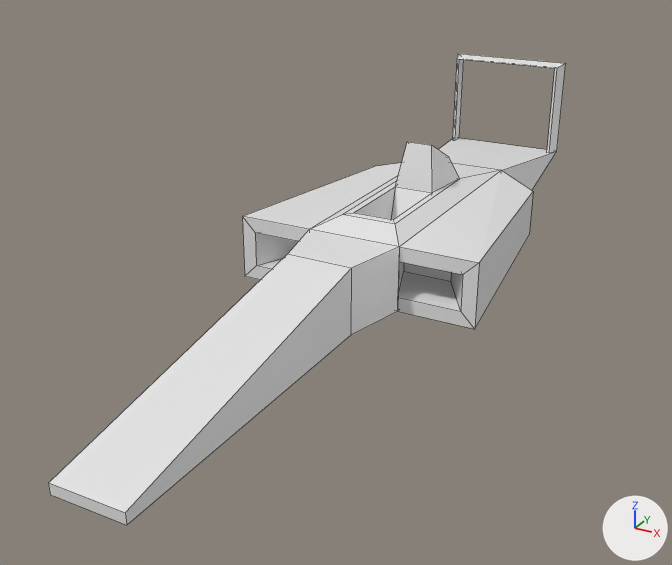
Before and after pictures for a commit that changed the Blender file assets/racecar.blend.
One viewpoint serves both versions: a camera (50 mm lens) standing at (11.7, -21.3, 10.6) and looking at (-0.4, 0.8, -0.4). Lighting does not change. The marker at lower right points along +X, +Y and +Z. Mesh edges are drawn as thin lines.

The older version as bpy lines, for what is in view:
```python
mat_material = principled_material('Material')
mat_material.base_color = (0.8, 0.8, 0.8)  # white #e7e7e7
mat_material.roughness = 0.4
me_cube = bpy.data.meshes.new('Cube')
me_cube.from_pydata(...)  # 74 vertices, 70 faces; spans x -3.8..3.8, y -10.3..13.9, z -1.0..4.1
me_cube.materials.append(mat_material)  # white #e7e7e7
ob_cube = bpy.data.objects.new('Cube', me_cube)
ob_cube.location = (0.0, 0.0, 0.0)
```
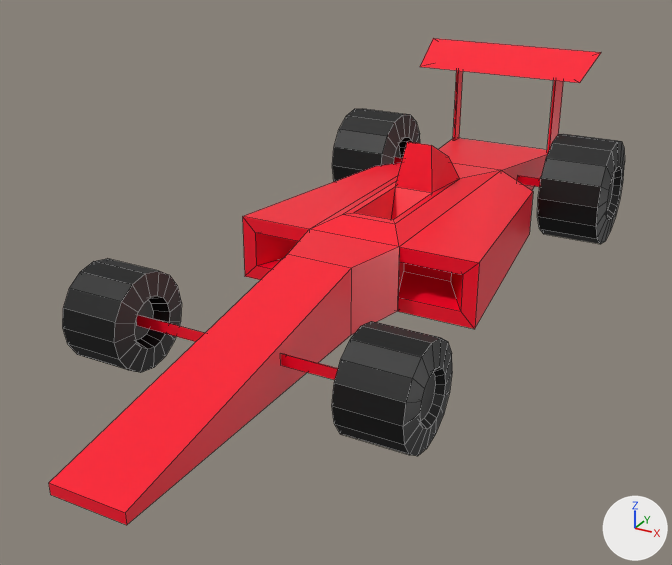
The newer file is also turned or shifted as a whole; pictures and numbers use the older file's frame.

Changed parts and their boxes [x1, y1, x2, y2] in the pictures (672 x 565 px):
'Cube', recoloured, reshaped (white to red, 7% wider)
    before: [49, 54, 565, 525]
    after: [49, 38, 601, 525]
'Cylinder', added (black)
    after: [332, 321, 452, 456]
'Cylinder.003', added (black)
    after: [63, 259, 182, 373]
'Cylinder.005', added
    after: [537, 134, 625, 244]
'Cylinder.007', added
    after: [332, 109, 420, 182]
'Cylinder.002', added (red)
    after: [137, 315, 205, 342]
'Cylinder.001', added (red)
    after: [281, 354, 338, 380]
'Cylinder.004', added
    after: [517, 175, 541, 187]
'Cylinder.006', added
    after: [394, 157, 403, 164]
part 1 of me_cube, built on
    before: [455, 59, 464, 140]
    after: [420, 38, 601, 140]

The change, as a list of edits to the scene's bpy script:
```text
Change mat_material:
    mat_material.base_color: (0.8, 0.8, 0.8) -> (1.0, 0.0, 0.0217)  # white #e7e7e7 -> red #ff0029
Change me_cube:
    remove me_cube.from_pydata(...)  # 74 vertices, 70 faces; spans x -3.8..3.8, y -10.3..13.9, z -1.0..4.1
    add me_cube.from_pydata(...)  # 78 vertices, 73 faces; spans x -3.8..3.8, y -10.3..14.2, z -1.0..4.5
    me_cube part 1
    3 faces are deleted
    2 vertices move from x -1.9..1.9, y 13.9, z 3.9 to x -1.9..1.9, y 13.9, z 4.1
    4 vertices are added at (-3.4, 14.2, 4.5), (3.4, 14.2, 4.5), (-3.1, 12.4, 3.7), (3.1, 12.4, 3.7)
    6 new faces join them
Add me_cylinder_007:
    me_cylinder_007.from_pydata([(0.0, 0.46, 0.67), (0.0, 0.46, 5.17), (0.4, -0.23, 0.67), (0.4, -0.23, 5.17), (-0.4, -0.23, 0.67), (-0.4, -0.23, 5.17)], [], [(0, 1, 3, 2), (2, 3, 5, 4), (4, 5, 1, 0)])
    me_cylinder_007.materials.append(mat_material)  # red #ff0029
Add me_cylinder_005:
    me_cylinder_005.from_pydata([(0.0, 0.46, 0.77), (0.0, 0.46, 5.17), (0.4, -0.23, 0.77), (0.4, -0.23, 5.17), (-0.4, -0.23, 0.77), (-0.4, -0.23, 5.17)], [], [(0, 1, 3, 2), (2, 3, 5, 4), (4, 5, 1, 0)])
    me_cylinder_005.materials.append(mat_material)  # red #ff0029
Add me_cylinder_003:
    me_cylinder_003.from_pydata([(0.0, 0.46, -1.0), (0.0, 0.46, 5.17), (0.4, -0.23, -1.0), (0.4, -0.23, 5.17), (-0.4, -0.23, -1.0), (-0.4, -0.23, 5.17)], [], [(0, 1, 3, 2), (2, 3, 5, 4), (4, 5, 1, 0)])
    me_cylinder_003.materials.append(mat_material)  # red #ff0029
Add ob_cylinder_007:
    ob_cylinder_007 = bpy.data.objects.new('Cylinder.007', me_cylinder_008)  # 160 vertices, 146 faces; spans x -0.46..0.46, y -0.46..0.46, z -0.34..1.88; in mat_material_001 (black #000000)
    ob_cylinder_007.location = (-3.26, 10.72, 0.37)
    ob_cylinder_007.rotation_euler = (3.142, -1.571, 0.0)  # degrees (180, -90, 0)
    ob_cylinder_007.scale = (-3.97, -3.97, -1.03)
Add ob_cylinder_006:
    ob_cylinder_006 = bpy.data.objects.new('Cylinder.006', me_cylinder_007)
    ob_cylinder_006.location = (-1.38, 10.72, 0.37)
    ob_cylinder_006.rotation_euler = (3.142, -1.571, 0.0)  # degrees (180, -90, 0)
    ob_cylinder_006.scale = (-0.401, -0.401, -0.401)
Add ob_cylinder_005:
    ob_cylinder_005 = bpy.data.objects.new('Cylinder.005', me_cylinder_008.copy())
    ob_cylinder_005.location = (3.25, 10.72, 0.37)
    ob_cylinder_005.rotation_euler = (0.0, 1.571, 0.0)  # degrees (0, 90, 0)
    ob_cylinder_005.scale = (3.97, 3.97, 1.03)
Add ob_cylinder_004:
    ob_cylinder_004 = bpy.data.objects.new('Cylinder.004', me_cylinder_005)
    ob_cylinder_004.location = (1.38, 10.72, 0.37)
    ob_cylinder_004.rotation_euler = (0.0, 1.571, 0.0)  # degrees (0, 90, 0)
    ob_cylinder_004.scale = (0.401, 0.401, 0.401)
Add ob_cylinder_003:
    ob_cylinder_003 = bpy.data.objects.new('Cylinder.003', me_cylinder_008.copy())
    ob_cylinder_003.location = (-3.28, -4.48, -0.06)
    ob_cylinder_003.rotation_euler = (3.142, -1.571, 0.0)  # degrees (180, -90, 0)
    ob_cylinder_003.scale = (-2.95, -2.95, -0.862)
Add ob_cylinder_002:
    ob_cylinder_002 = bpy.data.objects.new('Cylinder.002', me_cylinder_003)
    ob_cylinder_002.location = (-1.38, -4.48, -0.06)
    ob_cylinder_002.rotation_euler = (3.142, -1.571, 0.0)  # degrees (180, -90, 0)
    ob_cylinder_002.scale = (-0.401, -0.401, -0.401)
Add ob_cylinder:
    ob_cylinder = bpy.data.objects.new('Cylinder', me_cylinder_008.copy())
    ob_cylinder.location = (3.28, -4.48, -0.06)
    ob_cylinder.rotation_euler = (0.0, 1.571, 0.0)  # degrees (0, 90, 0)
    ob_cylinder.scale = (2.95, 2.95, 0.862)
Add ob_cylinder_001:
    ob_cylinder_001 = bpy.data.objects.new('Cylinder.001', me_cylinder_003.copy())
    ob_cylinder_001.location = (1.38, -4.48, -0.06)
    ob_cylinder_001.rotation_euler = (0.0, 1.571, 0.0)  # degrees (0, 90, 0)
    ob_cylinder_001.scale = (0.401, 0.401, 0.401)
```
